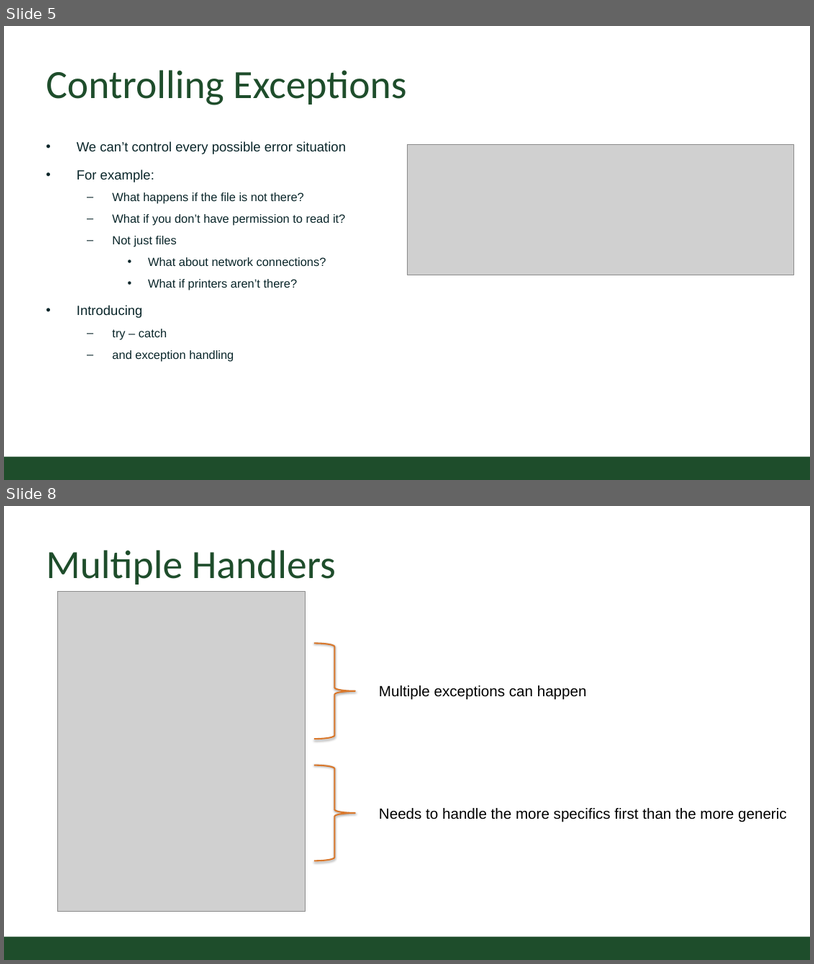
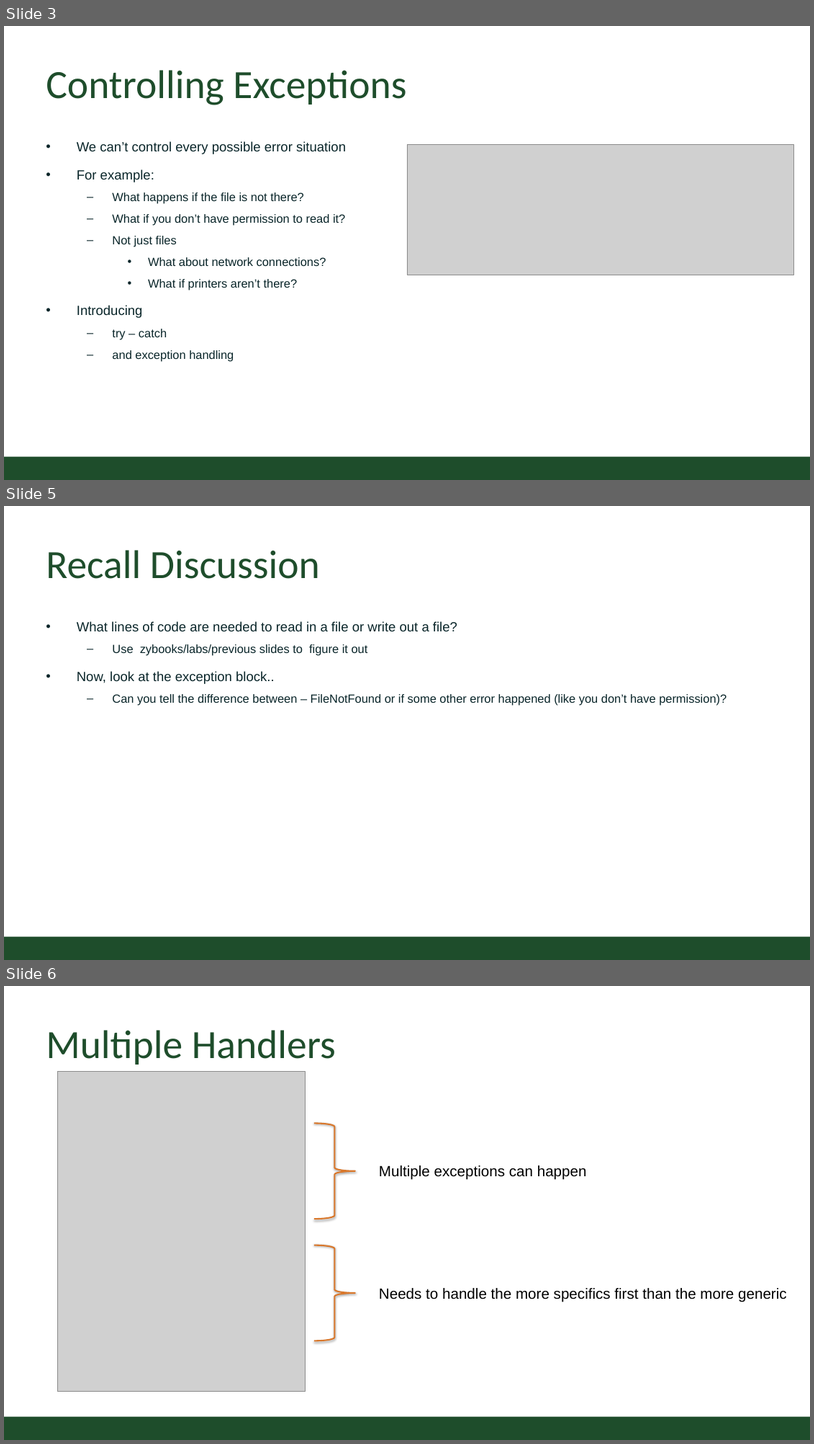
Before and after one commit to CSU-CompSci-CS163-4/Handouts, a slide deck: slides/On-Campus/09_02_Exceptions.pptx. Shown one above the other, each under a label of ours: slides 5 and 8 before the commit, slides 3, 5 and 6 after it; the slides between them are not shown. The pictures are 814x964 and 814x1444 pixels, drawn with LibreOffice and Linux fonts; fonts in the diff are those of the drawing; grey boxes stand for pictures; background and template pictures are left out. Boxes give left, top, right and bottom in pixels: in the first picture for what was removed or moved away, otherwise in the second. Text is boxed around its words. In the diff, an @@ line names an element or a change of style, - is before the commit and + after.

```diff
--- a/slides/On-Campus/09_02_Exceptions.pptx
+++ b/slides/On-Campus/09_02_Exceptions.pptx
@@ slide 5 added at [4,506,810,960], background #FFFFFF; not listed: 1 template element that a slide beside it also shows @@
@@ title added at [46,550,320,579], 54 pt, text #1E4D2B @@
+Recall Discussion
@@ text added at [77,621,727,705], 16 pt, text #092529 @@
+• What lines of code are needed to read in a file or write out a file?
+  – Use zybooks/labs/previous slides to figure it out
+• Now, look at the exception block..
+  – Can you tell the difference between – FileNotFound or if some other error happened (like you don’t have permission)?
@@ what was slide 5 is now slide 3 @@
@@ what was slide 8 is now slide 6 @@
```
Also in this commit, not shown: 2 slides changed, 1 other slide added, 2 other files.
